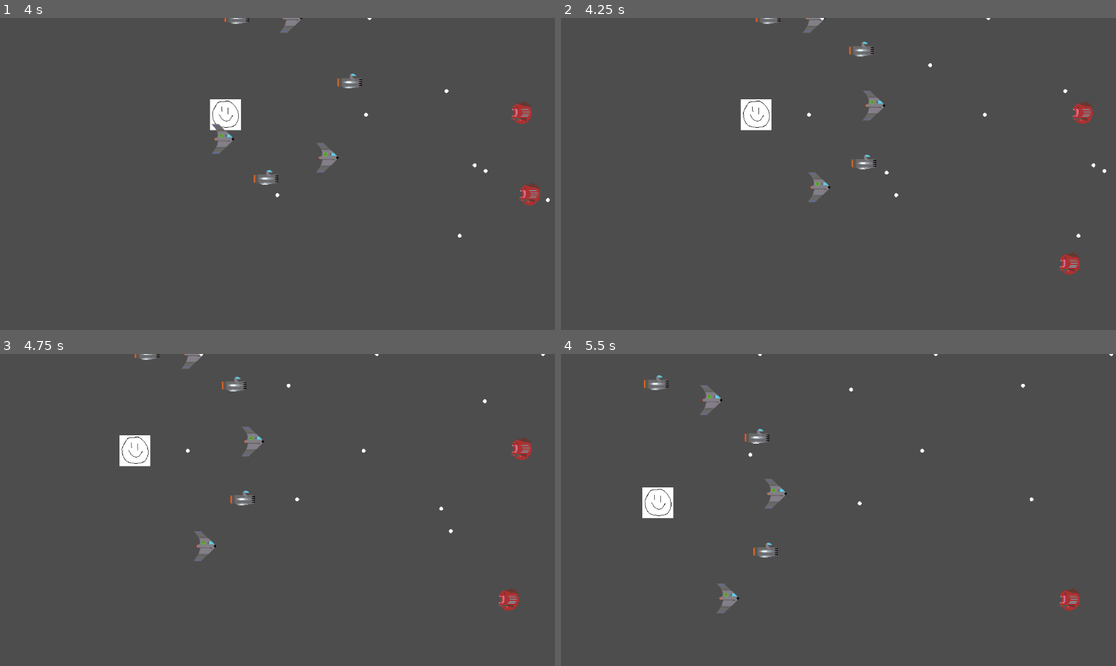
Above: before the commit, frames 1-4 (two rows, left to right).
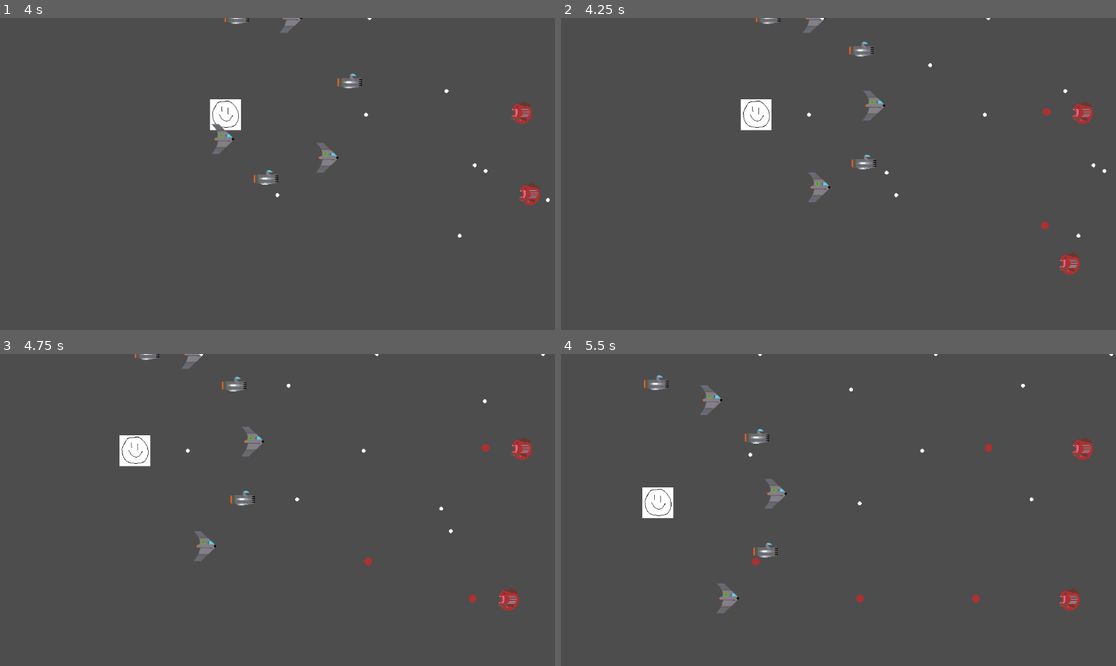
Above: after the commit, the same moments.

Repository: tfmertz/gamedevtv-jam-2026
Game: Godot game, scene res://scene/main.tscn
The game is run twice, just before and just after one commit, with the same random seed, the same clock (stepped at 60 frames per second) and the same inputs.
Inputs:
- Up to frame 1 (4 s): click "START" at 0.5 s; click "START" at 1.25 s; tap Enter at 2 s; hold W (move_up) 2.03-3.53 s; tap 5 at 2.1, 3.05, 3.8 s; tap F (cycle_formation) at 2.85 s; hold A (move_left) from 3.53 s (still down); tap R (cycle_spacing) at 3.6 s
- Up to frame 2 (4.25 s): keep holding A (move_left)
- Up to frame 3 (4.75 s): keep holding A (move_left); tap 5 at 4.35 s
- Up to frame 4 (5.5 s): release A (move_left) at 5.03 s; hold S (move_down) from 5.03 s (still down); tap 3 at 5.1 s; tap 5 at 5.3 s

Frame 1 is identical in both runs. In frame 2, less than 0.1% of the frame differs, in the area x 86-89%, y 28-68%; in frame 3, less than 0.1%; in frame 4, 0.3%, in the area x 34-96%, y 26-80%.

Commit message:
Make enemies shoot again

Diff:
--- a/src/enemy_ship_node.gd
+++ b/src/enemy_ship_node.gd
@@ -62,7 +62,7 @@
 	$sprite.play("enemy_big")
 	$sprite.show()
 	hitbox_enemy_bg.disabled = false
-	#$bullet_timer.start()
+	$bullet_timer.start()
 	z_index=enemy_z
 	speed = speed_enemy
 	health = health_enemy_big
